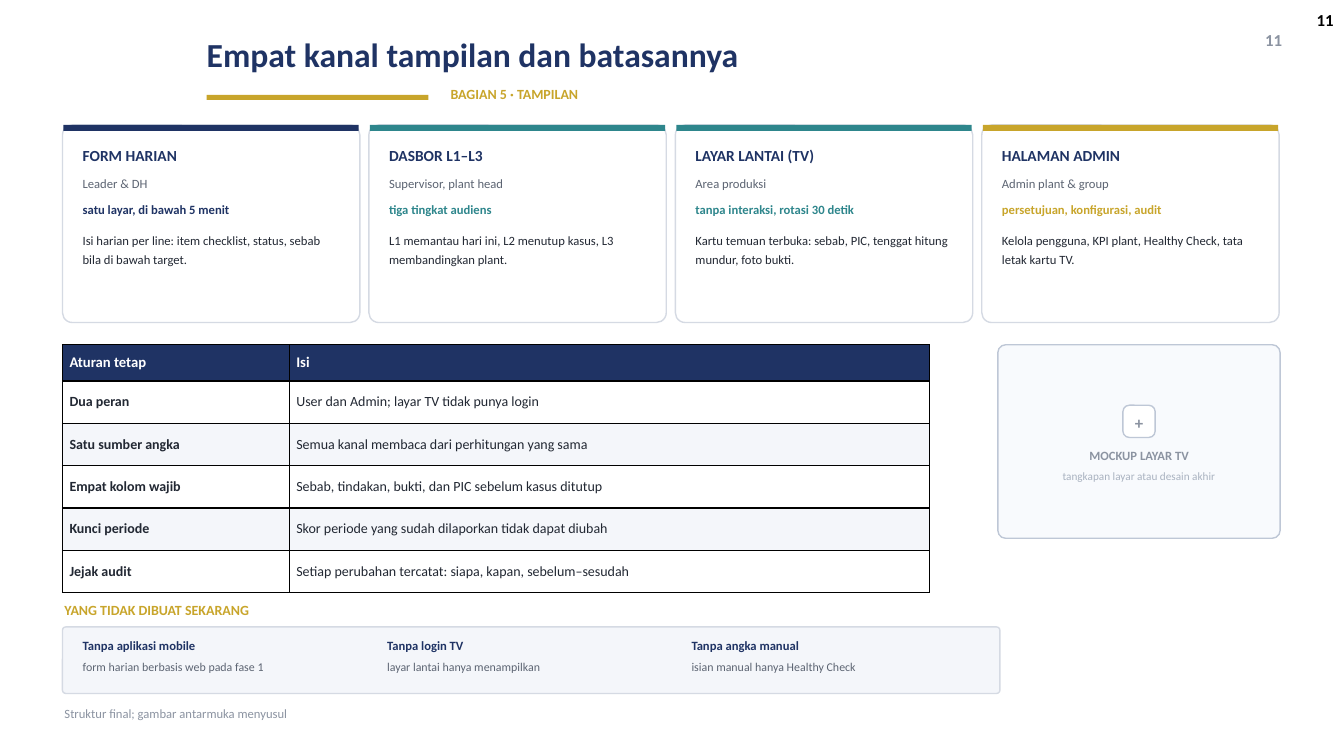
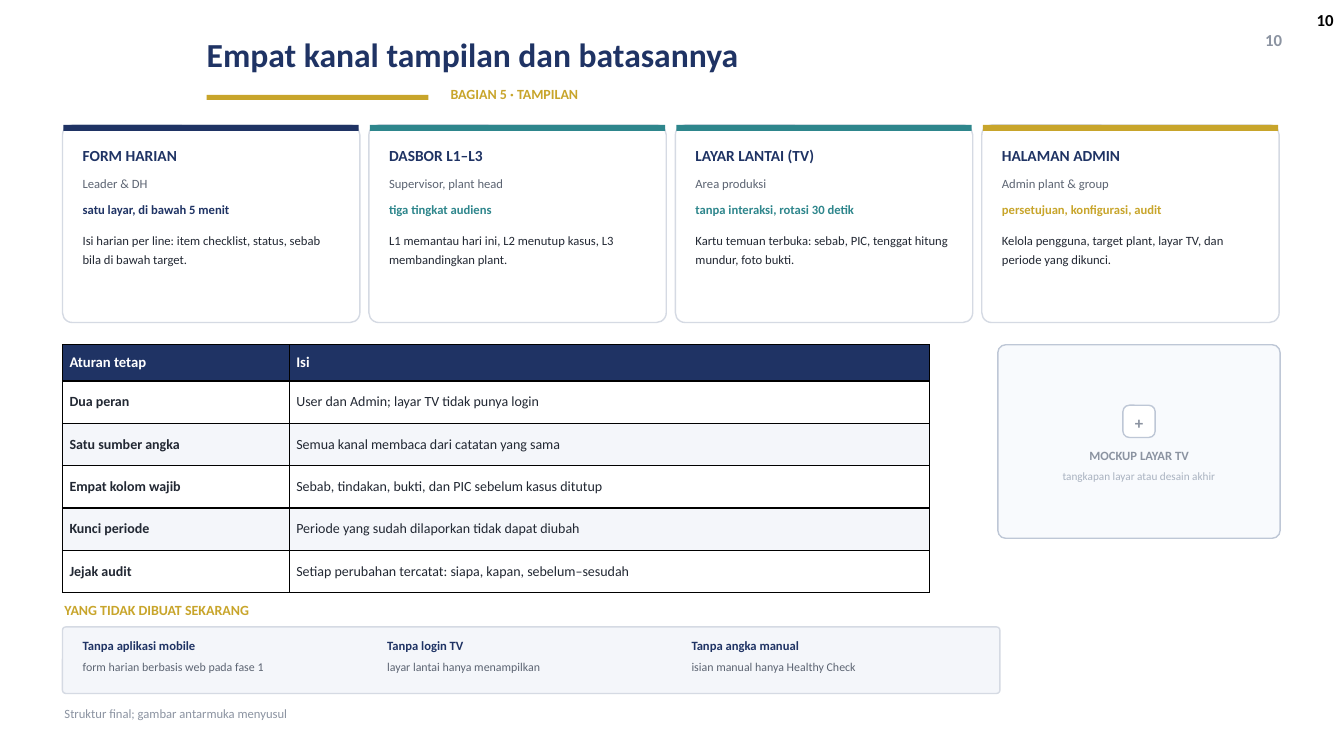
Before and after one commit to GalaxyDust/DailyMonitoringSystem_App, a slide deck: slide 10 of docs/DMS_Digitalisasi_v1.pptx (slide 11 before the commit). Drawn at 1344x756 pixels with LibreOffice and Linux fonts; fonts in the diff are those of the drawing; background and template pictures are left out. Boxes give left, top, right and bottom in pixels: in the first picture for what was removed or moved away, otherwise in the second. Text is boxed around its words. In the diff, an @@ line names an element or a change of style, - is before the commit and + after.

Commit message:
docs(ppt): geser fokus deck dari rumus ke peran sistem menggantikan pekerjaan manual

```diff
--- a/docs/DMS_Digitalisasi_v1.pptx
+++ b/docs/DMS_Digitalisasi_v1.pptx
@@ page number at (1317, 15, 1334, 26): text changed @@
-11
+10
@@ text at (1265, 35, 1282, 46): text changed @@
-11
+10
@@ text at (1002, 236, 1223, 266): text changed @@
-Kelola pengguna, KPI plant, Healthy Check, tata letak kartu TV.
+Kelola pengguna, target plant, layar TV, dan periode yang dikunci.
@@ table at (63, 345, 930, 593) @@
-row 3, column 2: Semua kanal membaca dari perhitungan yang sama
+row 3, column 2: Semua kanal membaca dari catatan yang sama
-row 5, column 2: Skor periode yang sudah dilaporkan tidak dapat diubah
+row 5, column 2: Periode yang sudah dilaporkan tidak dapat diubah
```
Also in this commit, not shown: 10 other slides changed, 2 slides added, 2 slides removed, 1 other file.
